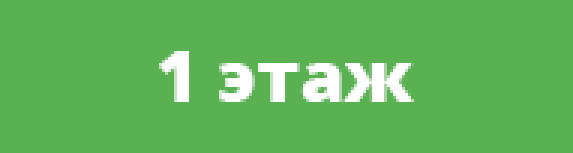
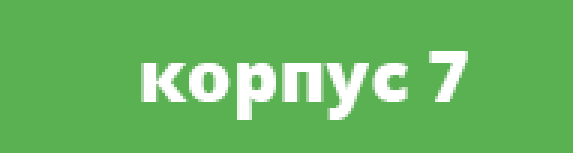
Before/after of a 573 x 153 layered artwork. What changed in the layer stack:
renamed "1 этаж" to "корпус 7", painted on it over [left=141, top=51, right=468, bottom=120]
